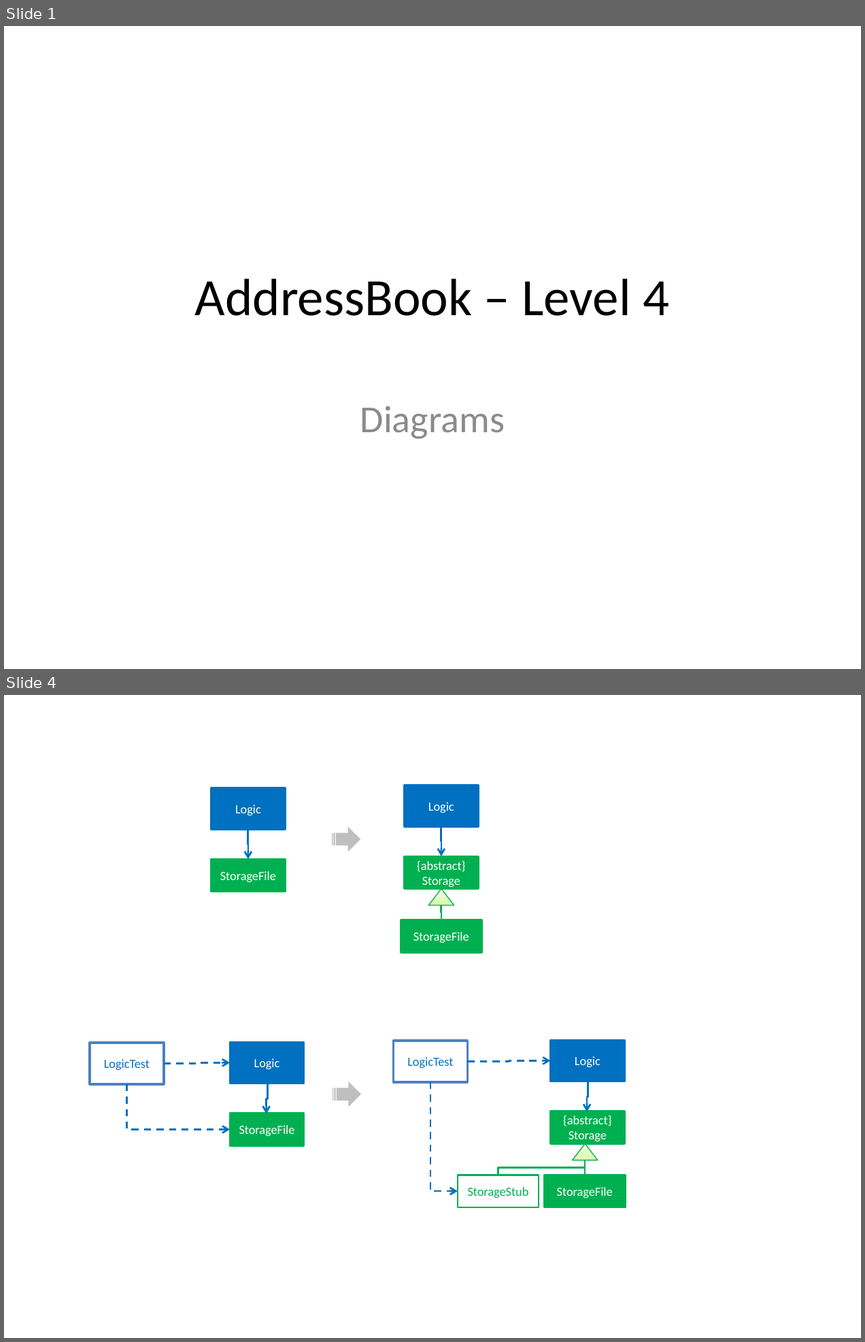
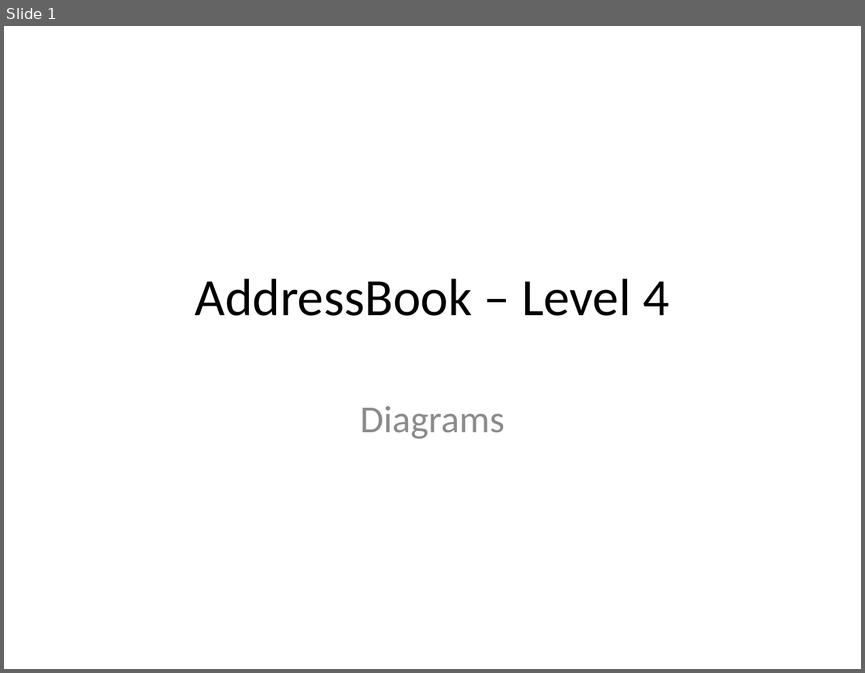
Before and after one commit to se-edu/addressbook-level4, a slide deck: docs/diagrams/Diagrams.pptx. Shown one above the other, each under a label of ours: slides 1 and 4 before the commit, slide 1 after it; the slides between them are not shown. The pictures are 865x1342 and 865x673 pixels, drawn with LibreOffice and Linux fonts; fonts in the diff are those of the drawing. Boxes give left, top, right and bottom in pixels: in the first picture for what was removed or moved away, otherwise in the second. Text is boxed around its words. In the diff, an @@ line names an element or a change of style, - is before the commit and + after.

```diff
--- a/docs/diagrams/Diagrams.pptx
+++ b/docs/diagrams/Diagrams.pptx
@@ slide 4 removed at box(4, 695, 861, 1338), background #FFFFFF @@
@@ rectangle removed at box(211, 787, 285, 829) @@
-Logic
@@ rectangle removed at box(404, 785, 478, 826) @@
-Logic
@@ elbow arrow removed from (248, 830) to (248, 859) @@
@@ striped right arrow removed at box(332, 826, 360, 851) @@
@@ elbow arrow removed from (441, 826) to (441, 856) @@
@@ rectangle removed at box(404, 856, 478, 889) @@
-{abstract}
-Storage
@@ rectangle removed at box(211, 859, 285, 892) @@
-StorageFile
@@ triangle removed at box(428, 889, 454, 905) @@
@@ elbow line removed from (441, 905) to (441, 919) @@
@@ rectangle removed at box(400, 919, 482, 952) @@
-StorageFile
@@ rectangle removed at box(393, 1040, 466, 1081) @@
-LogicTest
@@ rectangle removed at box(551, 1040, 624, 1081) @@
-Logic
@@ rectangle removed at box(90, 1042, 163, 1083) @@
-LogicTest
@@ rectangle removed at box(230, 1042, 304, 1083) @@
-Logic
@@ elbow arrow removed from (468, 1061) to (551, 1061) @@
@@ elbow arrow removed from (163, 1064) to (230, 1063) @@
@@ striped right arrow removed at box(332, 1081, 360, 1106) @@
@@ elbow arrow removed from (126, 1084) to (230, 1130) @@
@@ elbow arrow removed from (267, 1084) to (266, 1113) @@
@@ elbow arrow removed from (430, 1083) to (458, 1191) @@
@@ elbow arrow removed from (588, 1083) to (587, 1111) @@
@@ rectangle removed at box(230, 1113, 304, 1146) @@
-StorageFile
@@ rectangle removed at box(551, 1110, 624, 1143) @@
-{abstract}
-Storage
@@ triangle removed at box(572, 1143, 598, 1159) @@
@@ elbow line removed from (585, 1160) to (498, 1175) @@
@@ elbow line removed from (585, 1160) to (585, 1175) @@
@@ rectangle removed at box(458, 1175, 538, 1207) @@
-StorageStub
@@ rectangle removed at box(544, 1175, 626, 1207) @@
-StorageFile
```
Also in this commit, not shown: 1 slide changed, 4 slides added, 1 other slide removed, 1 other file.
